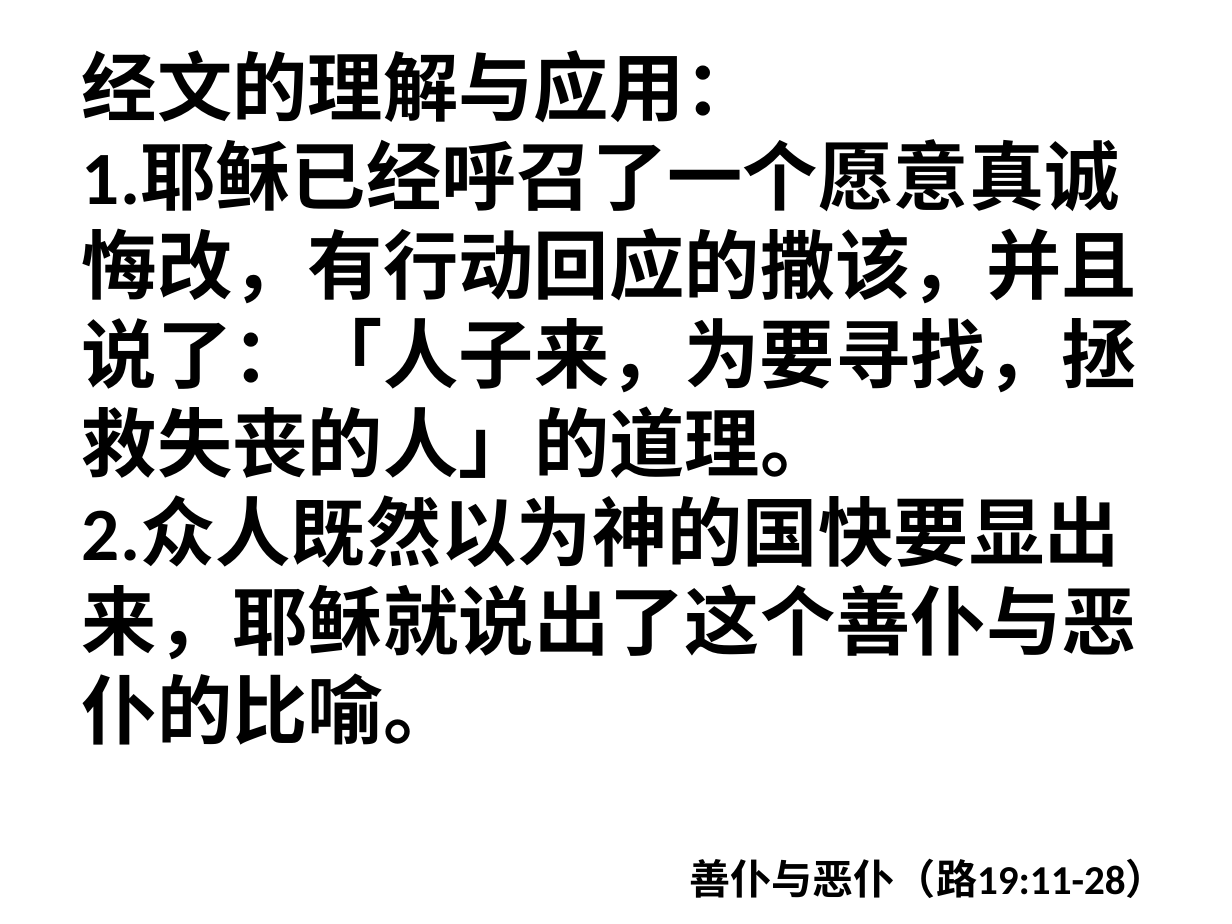
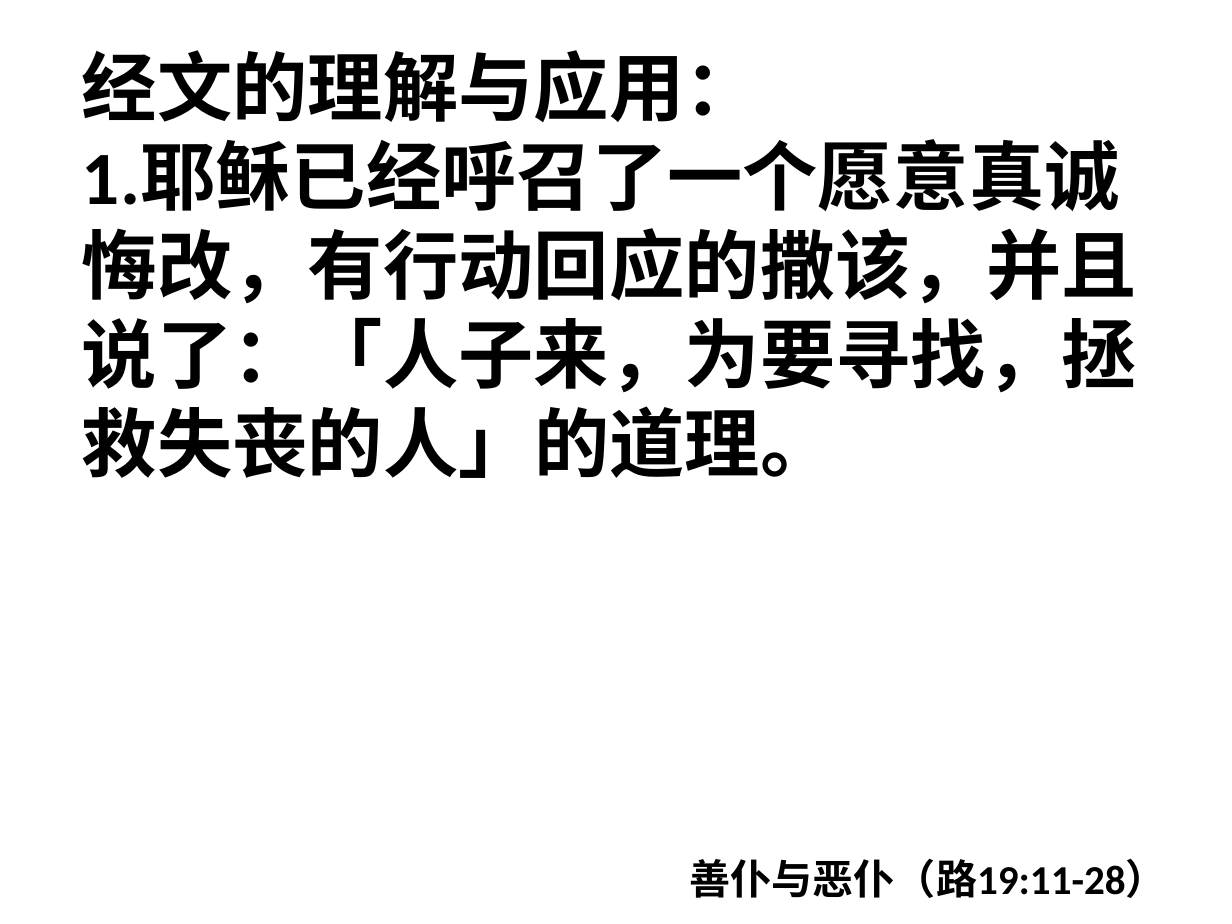
Before and after one commit to jackey-qiu/pyworship, a slide deck: slide 88 of 2023-08-16.pptx (slide 80 before the commit). Drawn at 1232x924 pixels with LibreOffice and Linux fonts; fonts in the diff are those of the drawing. Boxes give left, top, right and bottom in pixels: in the first picture for what was removed or moved away, otherwise in the second. Text is boxed around its words. In the diff, an @@ line names an element or a change of style, - is before the commit and + after.

```diff
--- a/2023-08-16.pptx
+++ b/2023-08-16.pptx
@@ text at [82, 497, 1137, 745]: paragraph removed @@
-2.众人既然以为神的国快要显出来，耶稣就说出了这个善仆与恶仆的比喻。
```
Also in this commit, not shown: 6 other slides changed, 11 slides added, 1 slide removed, 2 other files.
